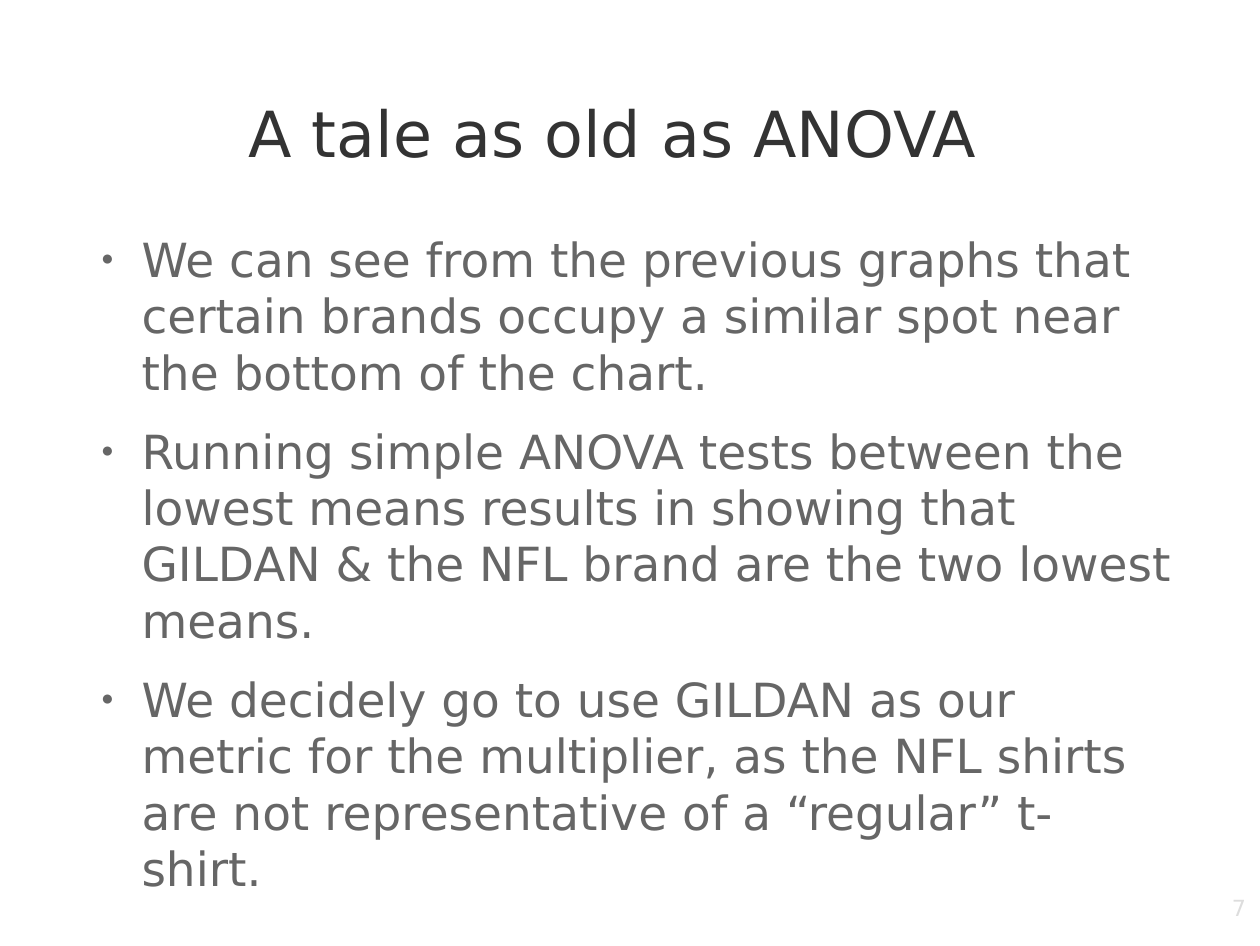
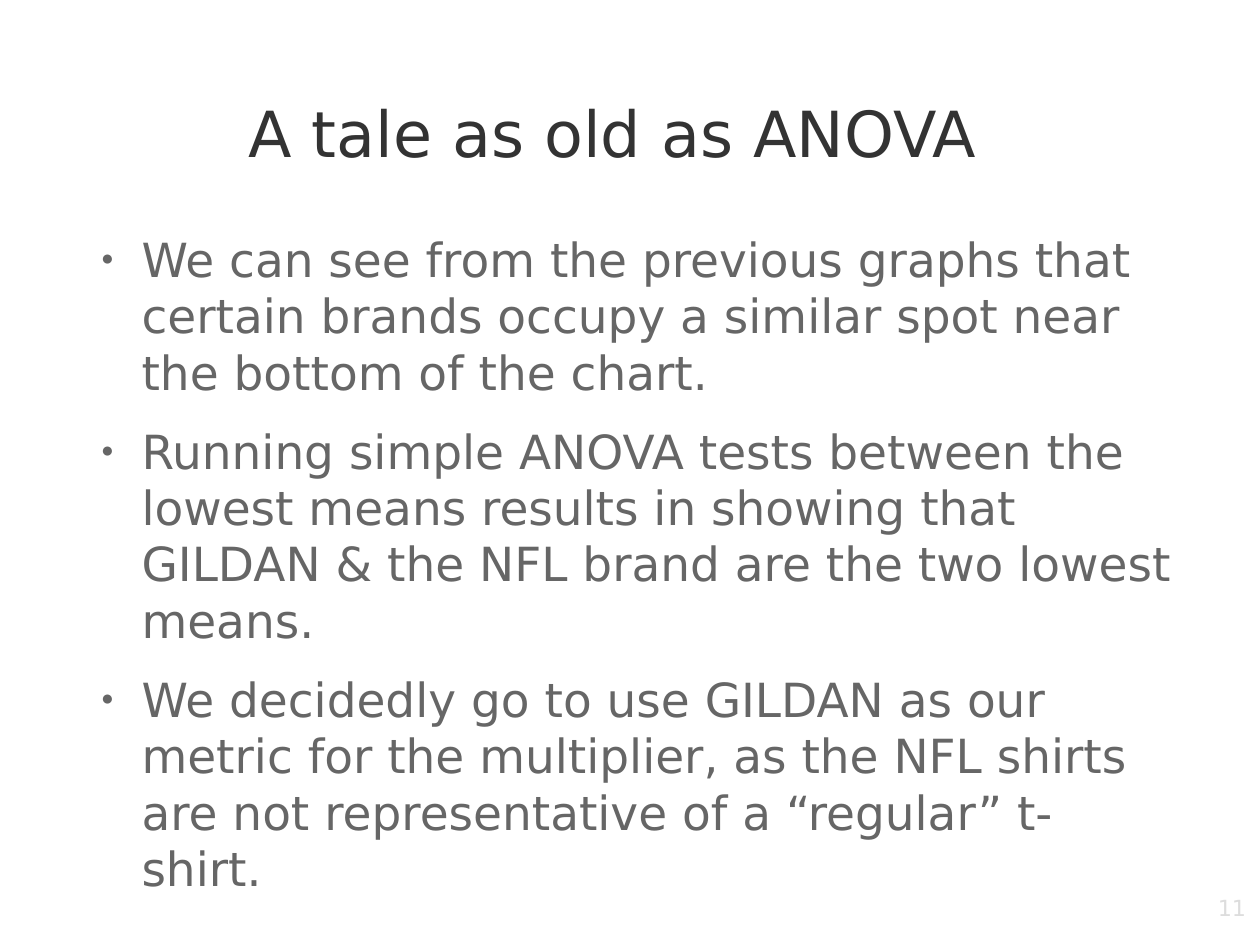
Before and after one commit to saudino480/HypeBeast, a slide deck: slide 11 of hypebeast_presentation.odp (slide 7 before the commit). Drawn at 1260x946 pixels with LibreOffice and Linux fonts; fonts in the diff are those of the drawing; background and template pictures are left out. Boxes give left, top, right and bottom in pixels: in the first picture for what was removed or moved away, otherwise in the second. Text is boxed around its words. In the diff, an @@ line names an element or a change of style, - is before the commit and + after.

Commit message:
typo in presentation

```diff
--- a/hypebeast_presentation.odp
+++ b/hypebeast_presentation.odp
@@ text at box(142, 681, 1126, 887): text changed @@
-● We decidely go to use GILDAN as our metric for the multiplier, as the NFL shirts are not representative of a “regular” t-shirt.
+● We decidedly go to use GILDAN as our metric for the multiplier, as the NFL shirts are not representative of a “regular” t-shirt.
@@ page number at box(952, 894, 1246, 946): text changed @@
-7
+11
```
Also in this commit, not shown: 1 other slide changed, 4 slides added.
